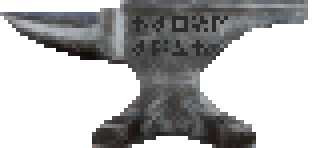
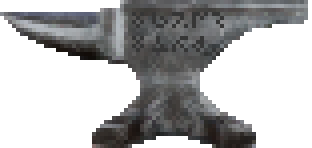
Revision of a layered 312×148 image; what changed, layer by layer:
removed layer "Pasted Layer copy" over (132, 12, 228, 56)
added layer "Layer #5" above "Pasted Layer" over (132, 12, 224, 52)
showed "Pasted Layer" over (132, 12, 228, 56)
